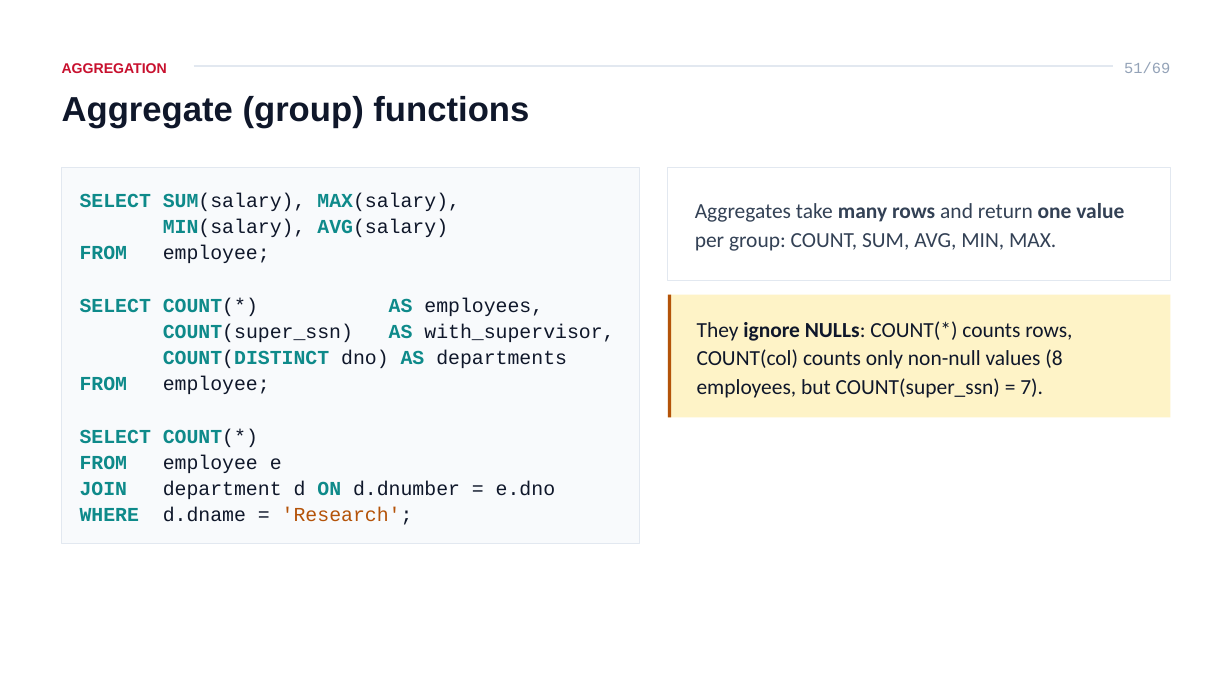
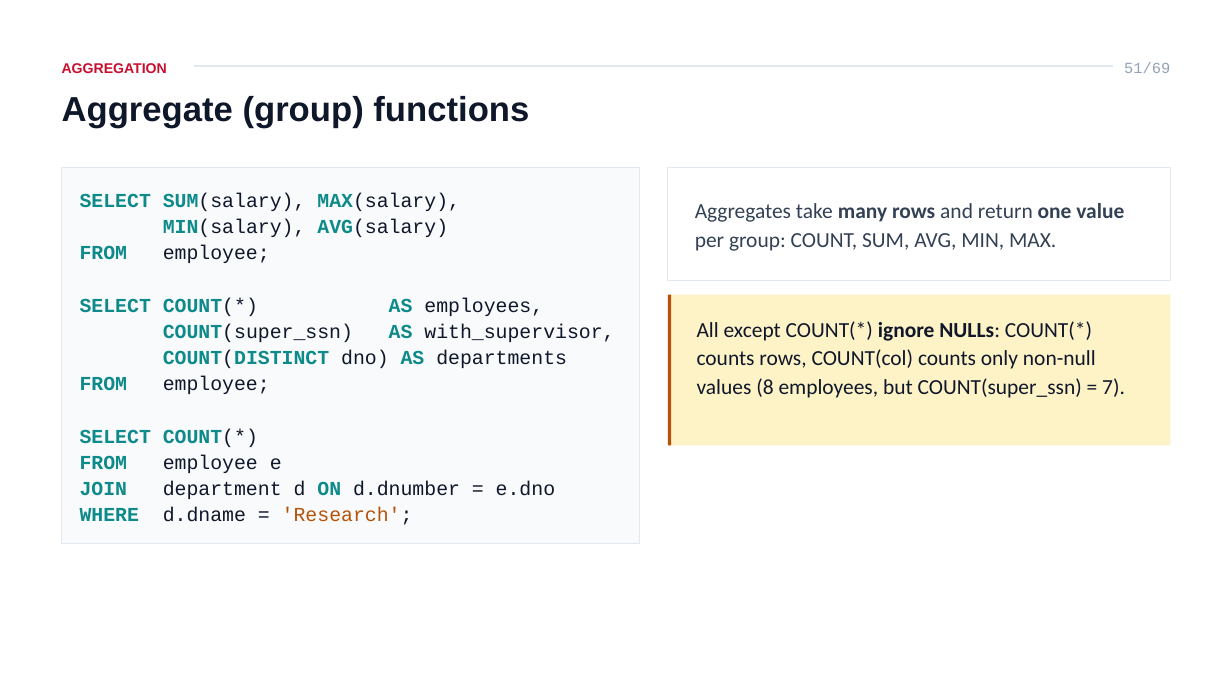
Before and after one commit to ahmedatef2007/db-slides, a slide deck: slide 51 of pptx/ITI_Database_Course_Lesson_4_SQL.pptx. Drawn at 1232x693 pixels with LibreOffice and Linux fonts; fonts in the diff are those of the drawing. Boxes give left, top, right and bottom in pixels: in the first picture for what was removed or moved away, otherwise in the second. Text is boxed around its words. In the diff, an @@ line names an element or a change of style, - is before the commit and + after.

```diff
--- a/pptx/ITI_Database_Course_Lesson_4_SQL.pptx
+++ b/pptx/ITI_Database_Course_Lesson_4_SQL.pptx
@@ rectangle: place and size @@
-rectangle at [668, 294, 1170, 418]
+rectangle at [668, 294, 1170, 445]
@@ rectangle: place and size @@
-rectangle at [668, 294, 671, 418]
+rectangle at [668, 294, 671, 445]
@@ text at [697, 321, 1125, 398]: text changed @@
-They ignore NULLs: COUNT(*) counts rows, COUNT(col) counts only non-null values (8 employees, but COUNT(super_ssn) = 7).
+All except COUNT(*) ignore NULLs: COUNT(*) counts rows, COUNT(col) counts only non-null values (8 employees, but COUNT(super_ssn) = 7).
```
Also in this commit, not shown: 7 other slides changed, 8 other files.
